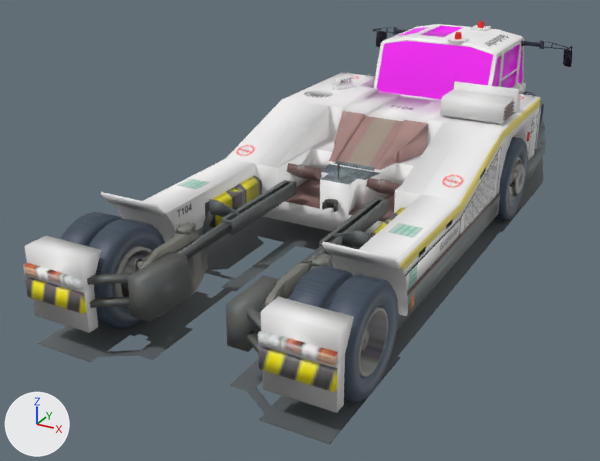
The Blender file files/objects/airport/vehicles/tugs/large/3/object.blend: old version first, new version second.
Both versions are drawn from a camera (50 mm lens) standing at (4.36, -14.41, 4.64) and looking at (-0.6, -5.38, 0.13). Arrows for +X, +Y and +Z are at lower left; the lights stay in place.

The older version as bpy lines, for what is in view:
```python
me_mesh = bpy.data.meshes.new('Mesh')
me_mesh.from_pydata(...)  # 5674 vertices, 9460 faces; spans x -1.78..1.77, y -9.09..0.0, z 0.31..2.29
me_mesh.materials.append(mat_goldhofert_png)  # picture img_goldhofert_png
me_mesh_002 = bpy.data.meshes.new('Mesh.002')
me_mesh_002.from_pydata(...)  # 969 vertices, 1593 faces; spans x -1.78..1.78, y -8.58..-5.56, z 0.21..1.15
me_mesh_002.materials.append(mat_goldhofert_png)  # picture img_goldhofert_png
me_mesh_003 = bpy.data.meshes.new('Mesh.003')
me_mesh_003.from_pydata(...)  # 6730 vertices, 12276 faces; spans x -1.78..1.78, y -9.09..-0.12, z 0.0..2.29
me_mesh_003.materials.append(mat_goldhofert_png)  # picture img_goldhofert_png
ob_mesh = bpy.data.objects.new('Mesh', me_mesh)
ob_mesh.location = (0.0, 0.0, 0.0)
ob_mesh_002 = bpy.data.objects.new('Mesh.002', me_mesh_002)
ob_mesh_002.location = (0.0, 0.0, 0.0)
ob_mesh_003 = bpy.data.objects.new('Mesh.003', me_mesh_003)
ob_mesh_003.location = (0.0, 0.0, 0.0)
# also in view: 'Mesh.001' at (0.33, -4.14, 1.34)
```
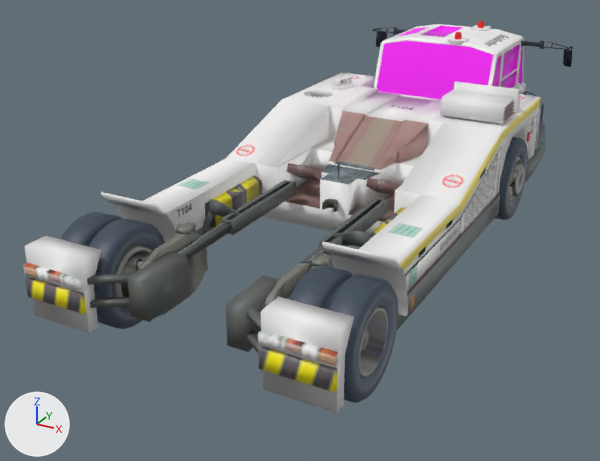
Boxes [x1, y1, x2, y2] around the edits, measured in the pictures (600 x 461 px):
```json
{"object": "Mesh.003", "change": "reshaped", "before": [38, 25, 572, 444], "after": [60, 25, 572, 403]}
{"part": 1, "of": "me_mesh_003", "change": "deleted", "before": [38, 157, 543, 444]}
```

Scene script edits in JSON lines:
```json
{"block": "me_mesh_003", "where": "me_mesh_003.from_pydata(...)  # 6730 vertices, 12276 faces; spans x -1.78..1.78, y -9.09..-0.12, z 0.0..2.29"}
{"block": "me_mesh_003", "where": "# used by ob_mesh_003; location = (0.0, 0.0, 0.0)"}
{"block": "me_mesh_003", "change": "me_mesh_003 part 1: the loose piece of 102 vertices spanning x -1.74..1.74, y -9.09..-0.17, z 0.0 is deleted"}
```
